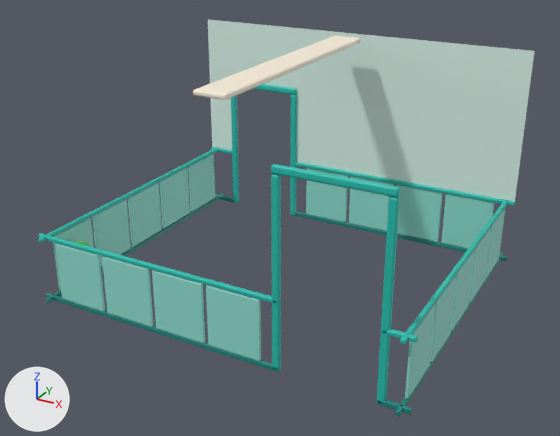
Two versions of the FBX model EvolutionShop/Assets/EvolutionShop/Resources/Art/GrowthKit/BackRoomDressing.fbx, one commit apart.
The view is the same before and after, from a 50 mm lens placed at (6.34, -16.47, 6.04), pointed at (1.02, -6.79, 1.2). The axes (+X, +Y, +Z) are drawn at lower left. The lights are the same throughout. The older version comes first. Where no turn or scale is listed for an object, it has been applied to the vertices. Vertices at exactly the same position are counted once.

Script lines for the objects in view, before the commit:
```python
me_cube_532 = bpy.data.meshes.new('Cube.532')
me_cube_532.from_pydata(...)  # 7454 vertices, 7410 faces; spans x -2.0..4.0, y -9.0..-4.0, z 0.0..3.6
me_cube_532.materials.append(mat_gk_panel)  # cyan #8fddd0
me_cube_532.materials.append(mat_gk_teal)  # cyan #22bfb0
me_cube_532.materials.append(mat_gk_tealdark)  # cyan #15867f
me_cube_532.materials.append(mat_gk_plasterlab)  # pale green #ddf5ec
me_cube_532.materials.append(mat_gk_cream)  # pale yellow #fff3df
me_cube_532.materials.append(mat_gk_glowwhite)  # white #f5fcff
me_cube_532.materials.append(mat_gk_coral)  # red #ff7a7a
me_cube_532.materials.append(mat_gk_pink)  # pink #ff9ec4
me_cube_532.materials.append(mat_gk_soil)  # brown #7a4e35
me_cube_532.materials.append(mat_gk_green)  # green #56b947
me_cube_532.materials.append(mat_gk_lime)  # green #9bdb4d
me_cube_532.materials.append(mat_gk_greendark)  # green #3e9a45
ob_backroomdressing_mesh = bpy.data.objects.new('BackRoomDressing mesh', me_cube_532)
ob_backroomdressing_mesh.location = (0.0, 0.0, 0.0)
```
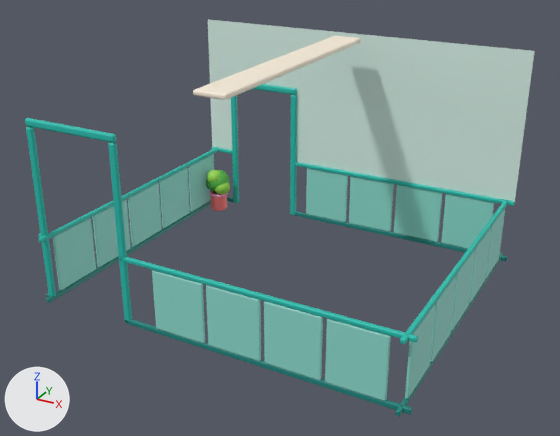
Location of each change, (x1, y1, x2, y2) in pixels of the pictures (560 x 436 px; the box of a moved part takes in the faces that stretch with it):
'BackRoomDressing mesh', reshaped
    before: (38, 19, 535, 417)
    after: (25, 19, 535, 417)
part 1 of me_cube_532, moved or reshaped
    before: (102, 256, 154, 327)
    after: (325, 318, 391, 401)
part 2 of me_cube_532, moved or reshaped
    before: (55, 243, 105, 312)
    after: (264, 301, 323, 380)
part 3 of me_cube_532, moved or reshaped (not visible before)
    after: (210, 195, 227, 211)
part 4 of me_cube_532, added
    after: (209, 190, 228, 197)
part 5 of me_cube_532, added
    after: (207, 170, 230, 191)
part 6 of me_cube_532, moved or reshaped (mostly hidden before)
    before: (77, 241, 89, 246)
    after: (215, 183, 230, 194)
part 7 of me_cube_532, added
    after: (207, 170, 220, 182)
part 8 of me_cube_532, added
    after: (25, 118, 132, 322)
part 9 of me_cube_532, added (cyan)
    after: (26, 126, 56, 297)
part 10 of me_cube_532, deleted (mostly hidden)
    before: (75, 164, 400, 404)
part 11 of me_cube_532, added
    after: (119, 257, 416, 414)

The change in detail:
me_cube_532 is used by ob_backroomdressing_mesh; location (0.0, 0.0, 0.0).
me_cube_532 had 7454 vertices, 7410 faces and spanned x -2.0..4.0, y -9.0..-4.0, z 0.0..3.6.
me_cube_532 now has 7456 vertices, 7410 faces and spans x -2.0..4.0, y -9.0..-4.0, z 0.0..3.6.
me_cube_532 part 1: the loose piece of 152 vertices spanning x -0.77..0.07, y -8.9..-8.85, z 0.08..1.03 is moved by (3.6, 0.0, 0.0).
me_cube_532 part 2: the loose piece of 152 vertices spanning x -1.67..-0.83, y -8.9..-8.85, z 0.08..1.03 is moved by (3.6, 0.0, 0.0).
me_cube_532 part 3: the loose piece of 256 vertices spanning x -1.79..-1.41, y -8.74..-8.36, z 0.0..0.37 is scaled about its middle by 0.882, then moved by (0.0, 4.0, -0.02).
me_cube_532 part 4: a new loose piece, a torus around z (ring radius 0.161, tube radius 0.026) spanning x -1.788..-1.413, y -4.738..-4.363, z 0.304..0.356, in mat_gk_pink (pink #ff9ec4).
me_cube_532 part 5: a new loose piece, a UV sphere (20 segments, 10 rings, poles along z) spanning x -1.83..-1.38, y -4.78..-4.33, z 0.38..0.79, in mat_gk_green (green #56b947).
me_cube_532 part 6: the loose piece of 182 vertices spanning x -1.78..-1.46, y -8.61..-8.29, z 0.59..0.88 is moved by (0.12, 3.86, -0.24), in mat_gk_lime (green #9bdb4d).
me_cube_532 part 7: a new loose piece, a UV sphere (20 segments, 10 rings, poles along z) spanning x -1.78..-1.48, y -4.79..-4.49, z 0.56..0.83, in mat_gk_lime (green #9bdb4d).
me_cube_532 part 8: a new loose piece of 302 vertices spanning x -1.96..-0.34, y -8.9..-8.82, z 0.0..2.92, in mat_gk_teal (cyan #22bfb0).
me_cube_532 part 9: a new loose piece of 152 vertices spanning x -1.96..-1.84, y -8.9..-8.82, z 0.0..2.8, in mat_gk_teal (cyan #22bfb0).
me_cube_532 part 10: 6 loose pieces with 1638 vertices, spanning x -1.92..3.66, y -8.9..-8.3, z 0.0..2.92, are deleted.
me_cube_532 part 11: 152 vertices added at x -0.45..-0.43, y -8.9..-8.83, z 0.0..1.11.
Other edits to the shape of me_cube_532 do not show in these pictures.
